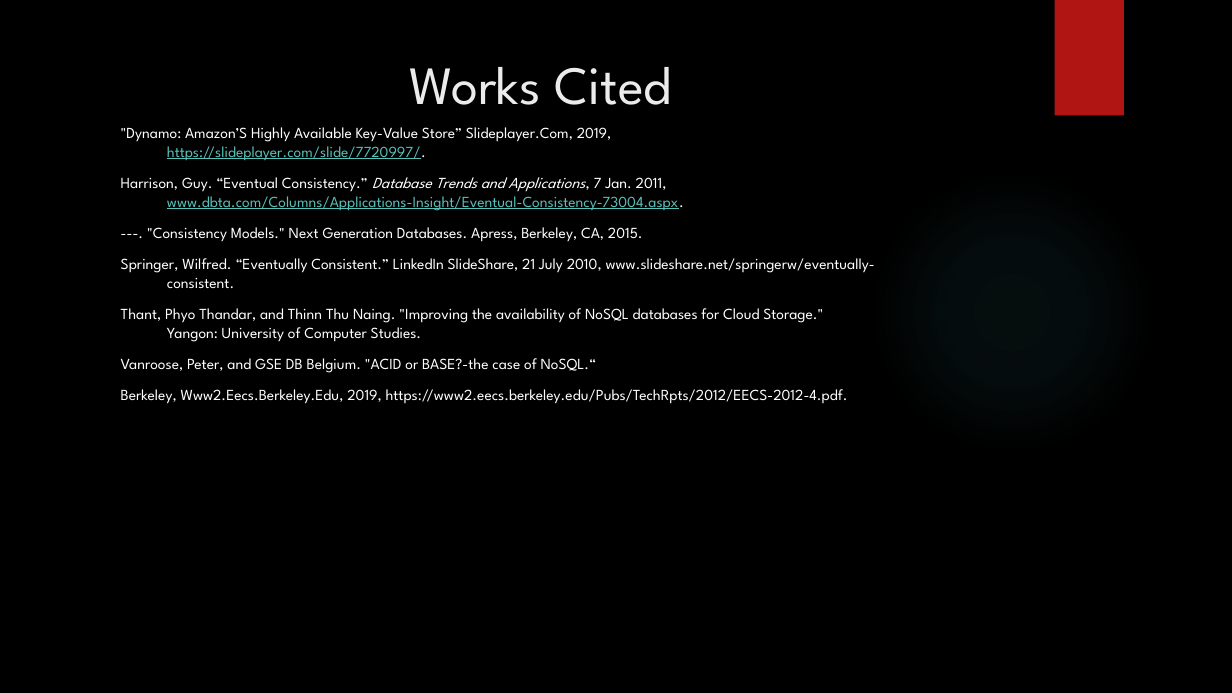
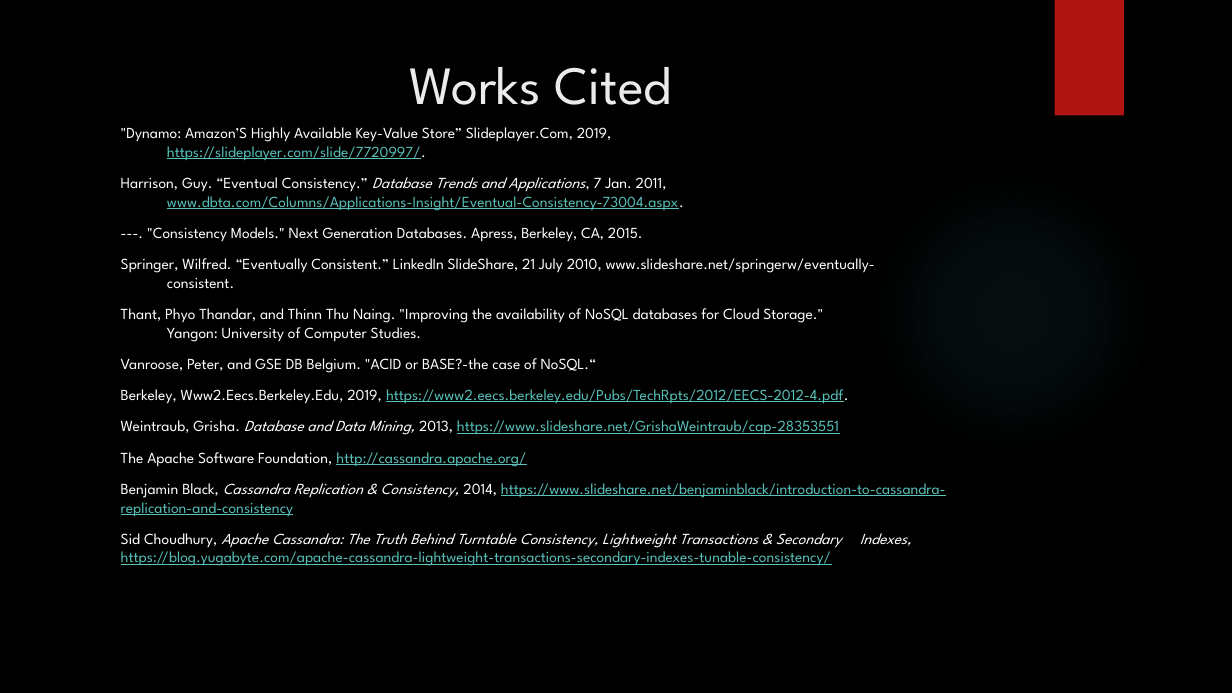
Before and after one commit to MaxWOU/cs364pptx, a slide deck: slide 13 of group6slidshow.pptx (slide 7 before the commit). Drawn at 1232x693 pixels with LibreOffice and Linux fonts; fonts in the diff are those of the drawing; background and template pictures are left out. Boxes give left, top, right and bottom in pixels: in the first picture for what was removed or moved away, otherwise in the second. Text is boxed around its words. In the diff, an @@ line names an element or a change of style, - is before the commit and + after.

```diff
--- a/group6slidshow.pptx
+++ b/group6slidshow.pptx
@@ text at box(121, 389, 849, 404): text colour #FFFFFF to #58C1BA, underline on in "https://www2.eecs.berkeley.edu/Pubs/TechRpts/2012/EECS-2012- ..." @@
@@ text at box(121, 420, 946, 566): paragraphs added @@
+Weintraub, Grisha. Database and Data Mining, 2013, https://www.slideshare.net/GrishaWeintraub/cap-28353551
+The Apache Software Foundation, http://cassandra.apache.org/
+Benjamin Black, Cassandra Replication & Consistency, 2014, https://www.slideshare.net/benjaminblack/introduction-to-cassandra-replication-and-consistency
+Sid Choudhury, Apache Cassandra: The Truth Behind Turntable Consistency, Lightweight Transactions & Secondary Indexes, https://blog.yugabyte.com/apache-cassandra-lightweight-transactions-secondary-indexes-tunable-consistency/
```
Also in this commit, not shown: 1 other slide changed, 6 slides added.
